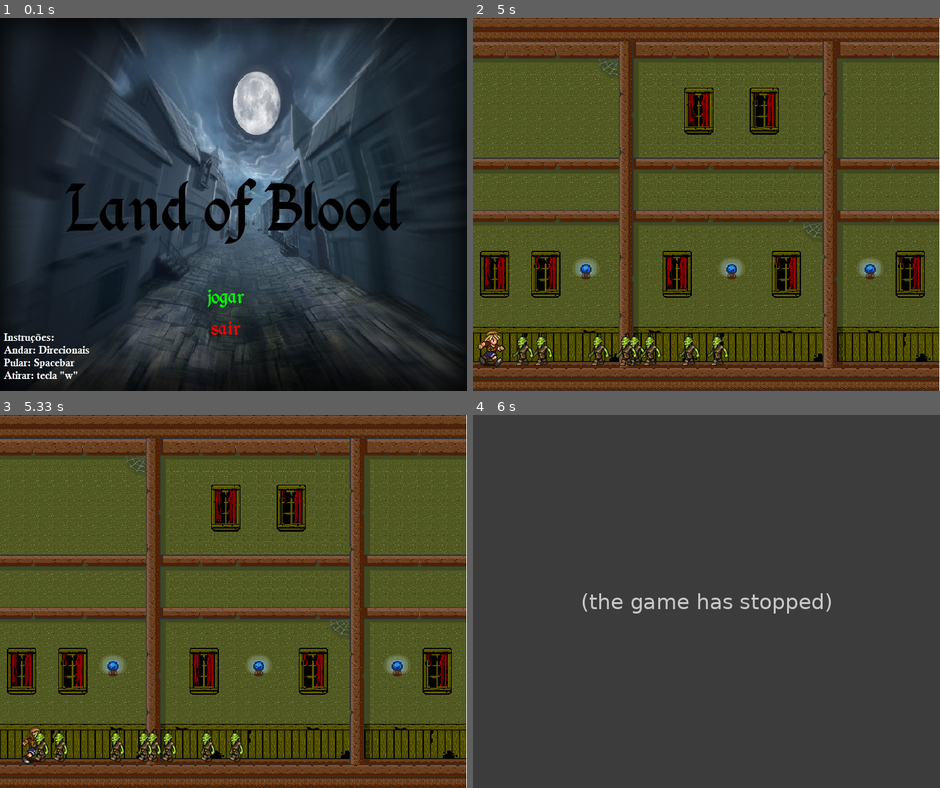
Above: before the commit, frames 1-4 (two rows, left to right).
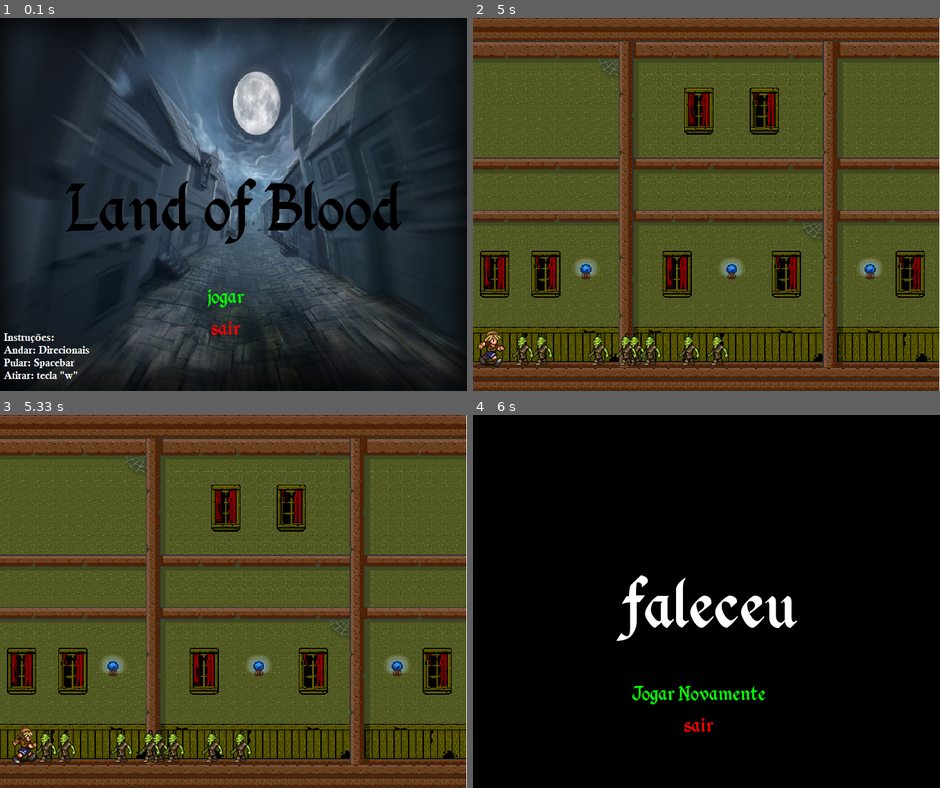
Above: after the commit, the same moments.

Repository: terhorstsouza/PYGAME---Gabriel---Thiago---Alexandre
Game: pygame game, started from jogo.py
The game is run twice, just before and just after one commit, with the same random seed, the same clock (stepped at 60 frames per second) and the same inputs.
Inputs (mouse positions are in pixels of both pictures, inside the frame that each line leads up to):
- Up to frame 1 (0.1 s): no input
- Up to frame 2 (5 s): click "jogar" at 0.42 s; hold D 0.67-1.13 s; move the mouse to (687, 219) at 0.7 s; hold W 1.17-1.47 s; hold D 1.5-1.97 s; hold A 2-2.53 s; hold A 2.57-2.97 s; tap Space at 3 s; hold W 3.33-3.7 s; hold W 3.73-4.37 s; hold D from 4.9 s (still down)
- Up to frame 3 (5.33 s): keep holding D
- Up to frame 4 (6 s): release D at 5.37 s

Frames 1-2 are identical in both runs. In frame 3, 2.1% of the frame differs, in the area x 2-54%, y 83-94%; in frame 4, 100%, in the area x 0-100%, y 0-100%.
Error before the commit: UnboundLocalError: cannot access local variable 'vida_player' where it is not associated wit...; the game stopped at 5.33 s (later frames are placeholders)

Commit message:
morte consertada

Diff:
--- a/jogo.py
+++ b/jogo.py
@@ -54,6 +54,7 @@
         self.image = pygame.Surface((2*raio, 2*raio))
         pygame.draw.circle(self.image, preto, (0, 0), raio)
         self.rect = self.image.get_rect()
+        self.mask = pygame.mask.from_surface(self.image)
         self.rect.x = x
         self.rect.y = y
         self.direcao = direcao
@@ -75,6 +76,7 @@
         self.image = self.sheet.subsurface(self.sheet.get_clip())
         self.rect = self.image.get_rect()
         self.rect.topleft = position
+        self.mask = pygame.mask.from_surface(self.image)
         self.x = self.rect.x
         self.y = self.rect.y
         self.frame = 0
@@ -199,6 +201,7 @@
             self.hitbox = (self.x + 17, self.y + 2, 31, 57)
             self.health = 10
             self.rect = self.walkRight[self.walkCount].get_rect()
+            self.mask = pygame.mask.from_surface(self.walkLeft[0])
             self.rect.x = self.x
             self.rect.y = self.y
             self.health = vida
@@ -212,10 +215,12 @@
             if self.vel > 0:
                 tela.blit(self.walkLeft[self.walkCount //3], (self.x, self.y))
                 self.walkCount += 1
+                self.mask = pygame.mask.from_surface(self.walkRight[0])
 
             else:
                 tela.blit(self.walkRight[self.walkCount //3], (self.x, self.y))
                 self.walkCount += 1
+                self.mask = pygame.mask.from_surface(self.walkLeft[0])
 
 
         def move(self):
@@ -388,8 +393,11 @@
             player.handle_event(evento)
 
         for mob in mobs:
+            for morte in pygame.sprite.spritecollide(player, mobs, True, pygame.sprite.collide_mask):
+                print('vc morreu')
+                return -2
             if mob.rect.x + 52 >= player.rect.x and mob.rect.x <= player.rect.x:
-                vida_player -= dano_mob
+                #vida_player -= dano_mob
                 if vida_player == 0:
                     print('faleceu')
                     return -2
